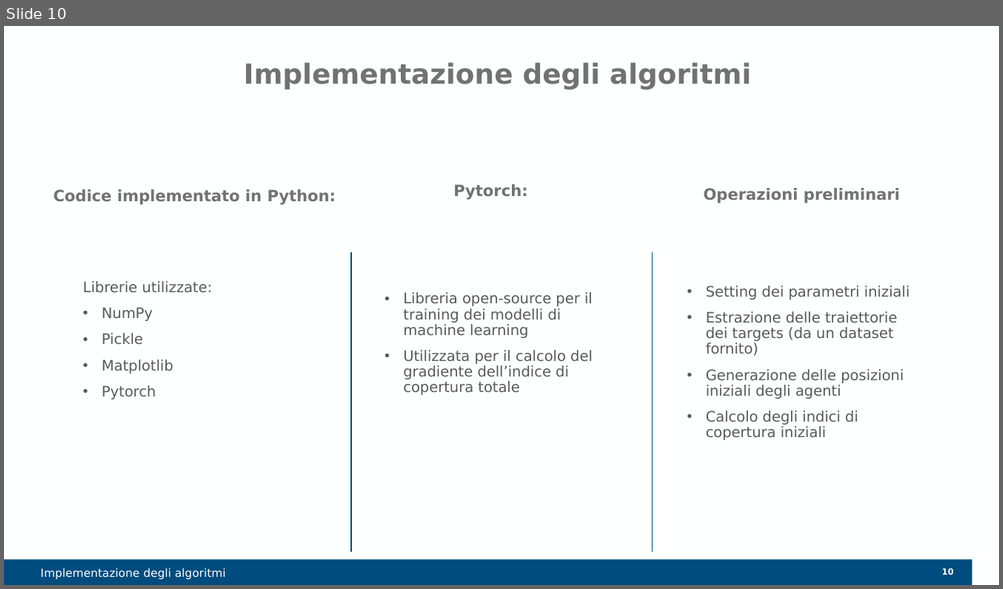
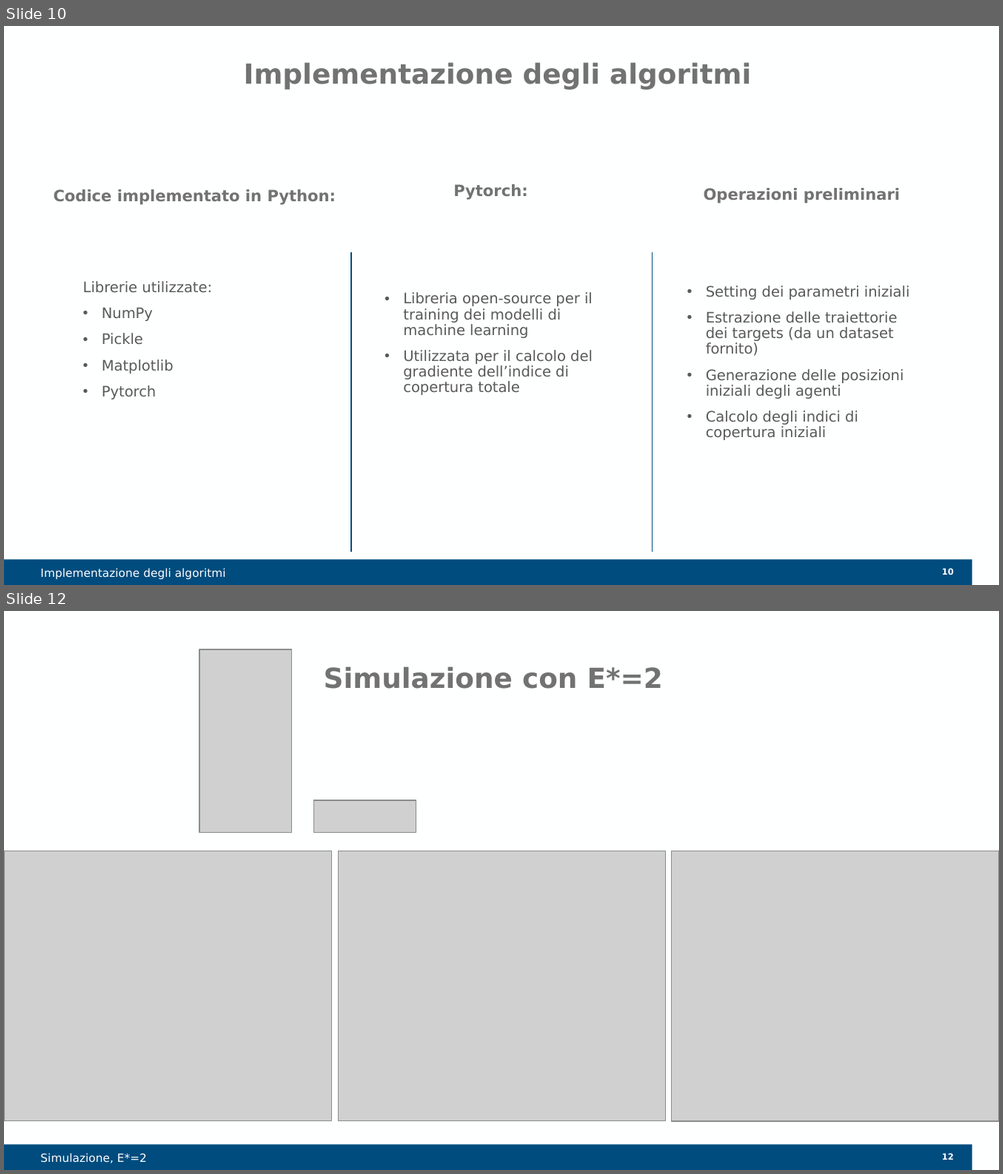
Before and after one commit to IvanNece/Tesi_Necerini, a slide deck: PowerPoint/TesiNecerini_Presentazione.pptx. Shown one above the other, each under a label of ours: slide 10 before the commit, slides 10 and 12 after it; the slides between them are not shown. The pictures are 1003x589 and 1003x1174 pixels, drawn with LibreOffice and Linux fonts; fonts in the diff are those of the drawing; grey boxes stand for pictures; background and template pictures are left out. Boxes give left, top, right and bottom in pixels: in the first picture for what was removed or moved away, otherwise in the second. Text is boxed around its words. In the diff, an @@ line names an element or a change of style, - is before the commit and + after.

```diff
--- a/PowerPoint/TesiNecerini_Presentazione.pptx
+++ b/PowerPoint/TesiNecerini_Presentazione.pptx
@@ slide 12 added at (4, 611, 999, 1170), background #FEFFFF; not listed: 2 template elements that a slide beside it also shows @@
@@ picture added at (199, 649, 291, 833) @@
@@ title added at (324, 667, 663, 689), 20 pt, text #727272, bold @@
+Simulazione con E*=2
@@ picture added at (313, 801, 415, 833) @@
@@ picture added at (4, 851, 331, 1121) @@
@@ picture added at (338, 851, 666, 1121) @@
@@ picture added at (671, 851, 999, 1121) @@
@@ text added at (40, 1153, 147, 1164), 8.2 pt, text #FFFFFF @@
+Simulazione, E*=2
```
Also in this commit, not shown: 1 slide changed, 1 other slide added, 6 other files.
